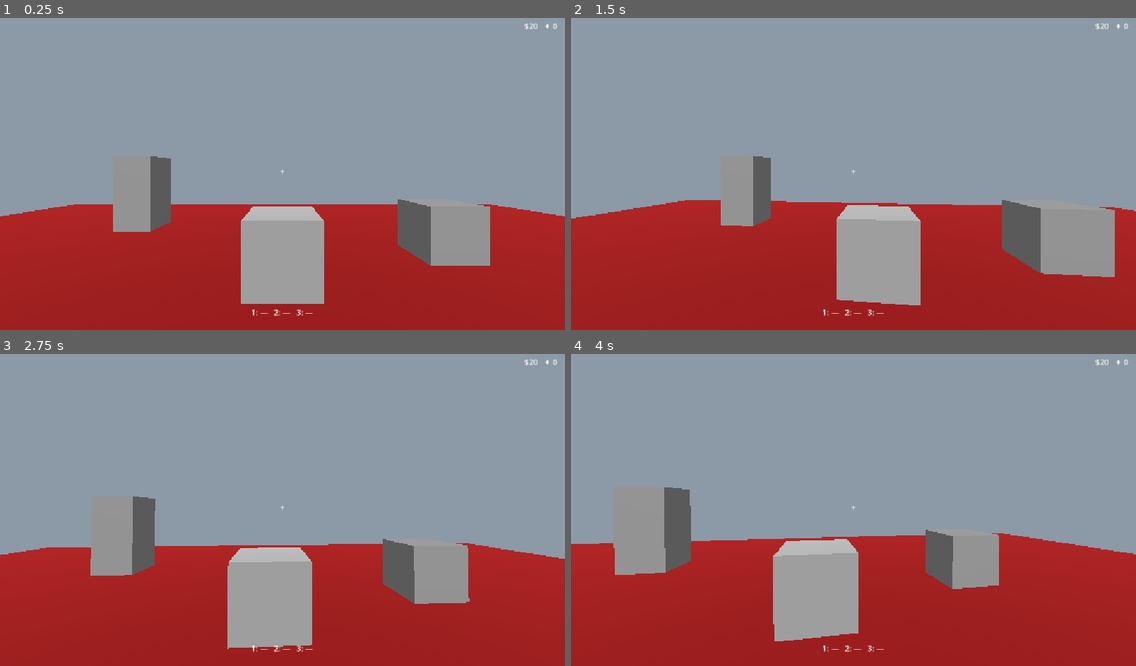
Above: before the commit, frames 1-4 (two rows, left to right).
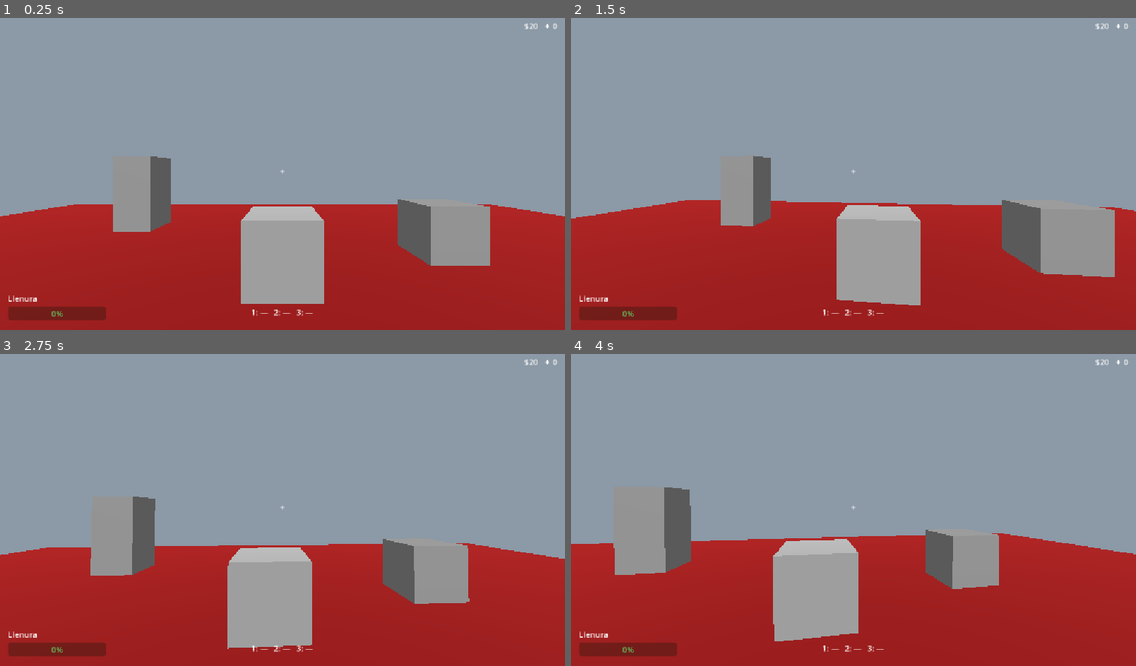
Above: after the commit, the same moments.

Repository: Hykev/game_dev_snacks
Game: Godot game, scene res://scenes/world/test_room.tscn
The game is run twice, just before and just after one commit, with the same random seed, the same clock (stepped at 60 frames per second) and the same inputs.
Inputs (mouse positions are in pixels of both pictures, inside the frame that each line leads up to):
- Up to frame 1 (0.25 s): no input
- Up to frame 2 (1.5 s): tap Enter at 0.5 s; move the mouse to (881, 170) at 0.52 s; hold Space (eat) 0.53-1.28 s; hold Q (stand_up) from 0.53 s (still down); tap E (interact) at 0.8, 1.35 s; move the mouse to (825, 174) at 1.27 s
- Up to frame 3 (2.75 s): keep holding Q (stand_up); tap Space (eat) at 1.55 s; tap Enter at 2 s; move the mouse to (293, 500) at 2.02 s; hold Space (eat) from 2.03 s (still down); tap E (interact) at 2.3 s
- Up to frame 4 (4 s): keep holding Q (stand_up); move the mouse to (847, 513) at 2.77 s; release Space (eat) at 2.78 s; click (847, 513) at 2.85 s; tap Space (eat) at 3.05 s; tap Enter at 3.5 s; move the mouse to (893, 510) at 3.52 s; hold E (interact) from 3.53 s (still down)

The runs differ from the first frame. In frame 1, 0.8% of the frame differs, in the area x 1-19%, y 88-97%; in frame 2, 0.8%; in frame 3, 0.8%; in frame 4, 0.8%.

Commit message:
Paso 6: llenura y baño
- GameState: llenura 0–100 con can_eat/add_fullness/reduce_fullness y la
  señal fullness_changed.
- Mesa: cada bocado suma la llenura del snack; lleno no se puede comer.
- Player: modo BATHROOM (quieto, puede mirar, Q para levantarse); camina
  al 80 % con la llenura al tope.
- Inodoro: «E · Usar el baño»; vacía toda la barra en 8 s y levanta al
  jugador al terminar.
- HUD: barra de llenura (verde, naranja desde 80, roja al tope) y aviso
  «Q · Levantarse» sentado.
- Digestión pasiva queda para el paso 7 (necesita el reloj del día).

Co-Authored-By: Claude Opus 5.5 <noreply@anthropic.com>

Diff:
--- a/vending-machine-game/autoload/event_bus.gd
+++ b/vending-machine-game/autoload/event_bus.gd
@@ -80,6 +80,21 @@
 @warning_ignore("unused_signal")
 signal tazo_card_closed()
 
+# --- Llenura y baño ---
+
+## La llenura cambió (la emite GameState). El HUD dibuja la barra y el
+## jugador camina más lento si está llena.
+@warning_ignore("unused_signal")
+signal fullness_changed(current: float, maximum: float)
+
+## El inodoro pide que el jugador se siente (modo BAÑO).
+@warning_ignore("unused_signal")
+signal toilet_sit_requested()
+
+## El inodoro terminó de vaciar la llenura; el jugador se levanta solo.
+@warning_ignore("unused_signal")
+signal toilet_finished()
+
 # --- Jugador y estaciones ---
 
 ## La mesa pide que el jugador se siente y le pasa su cámara fija. La mesa
--- a/vending-machine-game/autoload/game_state.gd
+++ b/vending-machine-game/autoload/game_state.gd
@@ -22,6 +22,8 @@
 # Casillas de la zona de tazos de la mesa (GDD 5.3). Lo subirá la mejora
 # «Zona de Tazos Ampliada».
 const MAX_TABLE_TAZOS := 8
+# Llenura máxima (GDD 5.4). La subirá la mejora «Estómago Elástico».
+const MAX_FULLNESS := 100.0
 
 ## Resultado de intentar comprar: la UI lo usa para explicar qué pasó.
 enum BuyResult { OK, UNKNOWN_SNACK, LOCKED, SOLD_OUT, NO_MONEY, NO_ROOM }
@@ -40,6 +42,14 @@
 		return _shines
 
 var _shines: int = 0
+
+## Llenura del estómago (0 a MAX_FULLNESS). Es decimal porque la digestión y
+## el baño la bajan poco a poco; en pantalla se muestra redondeada.
+var fullness: float:
+	get:
+		return _fullness
+
+var _fullness: float = 0.0
 
 ## Suerte actual (0.0 = 0 %, 0.5 = 50 %). La calculará Stats con mejoras,
 ## álbumes y bebidas; por ahora siempre es 0.
@@ -102,6 +112,35 @@
 		return
 	_money += amount
 	EventBus.money_changed.emit(_money)
+
+
+# --- Llenura ---
+
+## GDD 5.4: al llegar al tope ya no se puede comer.
+func can_eat() -> bool:
+	return _fullness < MAX_FULLNESS
+
+
+func is_full() -> bool:
+	return _fullness >= MAX_FULLNESS
+
+
+## Suma llenura (un bocado). Nunca pasa del máximo.
+func add_fullness(amount: float) -> void:
+	_set_fullness(_fullness + amount)
+
+
+## Resta llenura (baño y, más adelante, digestión). Nunca baja de 0.
+func reduce_fullness(amount: float) -> void:
+	_set_fullness(_fullness - amount)
+
+
+func _set_fullness(value: float) -> void:
+	var clamped := clampf(value, 0.0, MAX_FULLNESS)
+	if is_equal_approx(clamped, _fullness):
+		return
+	_fullness = clamped
+	EventBus.fullness_changed.emit(_fullness, MAX_FULLNESS)
 
 
 # --- Inventario ---
--- a/vending-machine-game/scenes/eating/eating_station.gd
+++ b/vending-machine-game/scenes/eating/eating_station.gd
@@ -285,6 +285,10 @@
 func _eat_from(body: SnackBody) -> void:
 	if body == null:
 		return
+	# GDD 5.4: con la llenura al tope no se puede comer; hay que ir al baño.
+	if not GameState.can_eat():
+		return
+	GameState.add_fullness(body.snack.fullness_per_bite)
 	var finished := body.take_bite()
 	EventBus.snack_bitten.emit(body.snack.id, body.bites_left)
 	if finished:
--- a/vending-machine-game/scenes/player/player.gd
+++ b/vending-machine-game/scenes/player/player.gd
@@ -10,15 +10,18 @@
 ## Toda la entrada pasa por acciones del Input Map (move_*, sprint,
 ## interact, stand_up), nunca por teclas fijas.
 
-## Modos del jugador. Se irán sumando BAÑO, TELÉFONO, MÁQUINA, DORMIR…
+## Modos del jugador. Se irán sumando TELÉFONO, MÁQUINA, DORMIR…
 enum Mode {
-	WALK,   ## Caminar por el apartamento.
-	TABLE,  ## Sentado a la mesa: cámara fija, ratón libre.
-	PANEL,  ## Un panel 2D abierto (temporal: el de la máquina).
+	WALK,      ## Caminar por el apartamento.
+	TABLE,     ## Sentado a la mesa: cámara fija, ratón libre.
+	PANEL,     ## Un panel 2D abierto (temporal: el de la máquina).
+	BATHROOM,  ## Sentado en el baño: no camina, pero puede mirar alrededor.
 }
 
 # Cuántos Interactable superpuestos revisa el rayo como máximo por frame.
 const MAX_STACKED_INTERACTABLES := 4
+# GDD 5.4: con la llenura al tope se camina 20 % más lento.
+const FULL_SPEED_MULTIPLIER := 0.8
 
 @export_group("Movimiento")
 ## Velocidad al caminar en metros por segundo. Más adelante la calculará
@@ -48,6 +51,9 @@
 var _mode: Mode = Mode.WALK
 # El Interactable que el jugador está mirando ahora (null si ninguno).
 var _current_interactable: Interactable = null
+# Multiplicador de velocidad por llenura. Se actualiza solo cuando llega la
+# señal fullness_changed, no se pregunta a GameState cada frame.
+var _fullness_speed_multiplier := 1.0
 
 
 func _ready() -> void:
@@ -56,7 +62,20 @@
 	_interact_ray.add_exception(self)
 	EventBus.modal_ui_changed.connect(_on_modal_ui_changed)
 	EventBus.table_sit_requested.connect(_on_table_sit_requested)
+	EventBus.toilet_sit_requested.connect(_set_mode.bind(Mode.BATHROOM))
+	EventBus.toilet_finished.connect(_on_toilet_finished)
+	EventBus.fullness_changed.connect(_on_fullness_changed)
 	_set_mode(Mode.WALK)
+
+
+func _on_fullness_changed(current: float, maximum: float) -> void:
+	_fullness_speed_multiplier = FULL_SPEED_MULTIPLIER if current >= maximum else 1.0
+
+
+## El baño terminó solo: el jugador se levanta (si seguía sentado).
+func _on_toilet_finished() -> void:
+	if _mode == Mode.BATHROOM:
+		_set_mode(Mode.WALK)
 
 
 ## Único lugar donde se cambia de modo: decide cámara, ratón y avisa.
@@ -72,6 +91,10 @@
 			Input.mouse_mode = Input.MOUSE_MODE_VISIBLE
 		Mode.PANEL:
 			Input.mouse_mode = Input.MOUSE_MODE_VISIBLE
+		Mode.BATHROOM:
+			# Misma cámara: solo se queda quieto mirando el "periódico".
+			_camera.make_current()
+			Input.mouse_mode = Input.MOUSE_MODE_CAPTURED
 	# Fuera de CAMINAR no se interactúa con el mundo: ocultar «E · …».
 	if new_mode != Mode.WALK:
 		_set_current_interactable(null)
@@ -96,21 +119,35 @@
 				_set_mode(Mode.WALK)
 		Mode.PANEL:
 			pass  # El panel maneja su propia entrada.
-
-
-func _handle_walk_input(event: InputEvent) -> void:
-	# Mirar con el ratón: el movimiento del ratón no es una tecla, por eso se
-	# lee como evento. Con control se agregarán acciones para el stick.
+		Mode.BATHROOM:
+			# Se puede mirar alrededor; Q se levanta antes de terminar.
+			if event.is_action_pressed("stand_up"):
+				_set_mode(Mode.WALK)
+			else:
+				_handle_look(event)
+
+
+## Mirar con el ratón: el movimiento del ratón no es una tecla, por eso se
+## lee como evento. Con control se agregarán acciones para el stick.
+## Devuelve true si el evento era de mirar (ya se usó).
+func _handle_look(event: InputEvent) -> bool:
 	if event is InputEventMouseMotion and Input.mouse_mode == Input.MOUSE_MODE_CAPTURED:
 		var motion := event as InputEventMouseMotion
 		rotate_y(-motion.relative.x * mouse_sensitivity)
 		_head.rotate_x(-motion.relative.y * mouse_sensitivity)
 		var max_pitch := deg_to_rad(max_pitch_degrees)
 		_head.rotation.x = clampf(_head.rotation.x, -max_pitch, max_pitch)
+		return true
+	return false
+
+
+func _handle_walk_input(event: InputEvent) -> void:
+	if _handle_look(event):
+		return
 
 	# Usar lo que estamos mirando. El jugador no sabe QUÉ hace el objeto:
 	# solo le avisa, y el objeto decide (llamar hacia abajo).
-	elif event.is_action_pressed("interact"):
+	if event.is_action_pressed("interact"):
 		if _current_interactable != null:
 			_current_interactable.interact(self)
 
@@ -138,7 +175,7 @@
 	# es hacia donde mira el cuerpo, no siempre el mismo eje del mundo.
 	var direction := transform.basis * Vector3(input_dir.x, 0.0, input_dir.y)
 
-	var speed := walk_speed
+	var speed := walk_speed * _fullness_speed_multiplier
 	if Input.is_action_pressed("sprint"):
 		speed *= sprint_multiplier
 
--- a/vending-machine-game/scenes/ui/hud/hud.gd
+++ b/vending-machine-game/scenes/ui/hud/hud.gd
@@ -1,23 +1,37 @@
 extends CanvasLayer
 ## HUD al caminar: punto de mira, texto de interacción, dinero (arriba a la
-## derecha) e inventario (abajo al centro), como en la sección 11 del GDD.
+## derecha), inventario (abajo al centro) y llenura (abajo a la izquierda),
+## como en la sección 11 del GDD.
 ##
 ## Nunca pregunta nada en _process: solo reacciona a señales del EventBus,
 ## así no sabe ni le importa quién las emite.
+
+# GDD 11: la barra de llenura cambia de color al pasar de 80.
+const FULLNESS_WARNING := 80.0
+const FULLNESS_COLOR_OK := Color(0.4, 0.85, 0.4)
+const FULLNESS_COLOR_WARNING := Color(1.0, 0.6, 0.15)
+const FULLNESS_COLOR_FULL := Color(0.9, 0.2, 0.2)
 
 @onready var _crosshair: Label = %Crosshair
 @onready var _prompt_label: Label = %PromptLabel
 @onready var _money_label: Label = %MoneyLabel
 @onready var _inventory_label: Label = %InventoryLabel
+@onready var _fullness_bar: ProgressBar = %FullnessBar
+@onready var _hint_label: Label = %HintLabel
 
-# Nombre de la tecla asignada a "interact" (ej. "E"). Se lee del Input Map
-# en vez de escribir "E" fijo, para que respete si el jugador la reasigna.
+# Nombres de las teclas de "interact" y "stand_up" (ej. "E", "Q"). Se leen
+# del Input Map en vez de escribirlas fijas, para respetar si se reasignan.
 var _interact_key_name := ""
+var _stand_up_key_name := ""
 
 
 func _ready() -> void:
 	_interact_key_name = _get_action_key_name("interact")
+	_stand_up_key_name = _get_action_key_name("stand_up")
 	_prompt_label.hide()
+	_hint_label.hide()
+	EventBus.fullness_changed.connect(_on_fullness_changed)
+	_on_fullness_changed(GameState.fullness, GameState.MAX_FULLNESS)
 	EventBus.interaction_prompt_changed.connect(_on_interaction_prompt_changed)
 	# Dinero y Brillos van en la misma etiqueta: cualquiera de las dos
 	# señales la redibuja (unbind quita el argumento que no usamos).
@@ -30,9 +44,26 @@
 	_on_inventory_changed()
 
 
-## El punto de mira solo tiene sentido al caminar (GDD 11: en la mesa no hay).
+## El punto de mira solo tiene sentido al caminar (GDD 11: en la mesa no
+## hay). Sentado (mesa o baño) se recuerda cómo levantarse.
 func _on_player_mode_changed(mode: int) -> void:
 	_crosshair.visible = mode == Player.Mode.WALK
+	var seated := mode == Player.Mode.TABLE or mode == Player.Mode.BATHROOM
+	_hint_label.text = "%s · %s" % [_stand_up_key_name, tr("Levantarse")]
+	_hint_label.visible = seated
+
+
+## Barra de llenura: verde, naranja desde 80 y roja al tope.
+## (El gruñido del estómago llegará con el AudioManager.)
+func _on_fullness_changed(current: float, maximum: float) -> void:
+	_fullness_bar.max_value = maximum
+	_fullness_bar.value = current
+	var color := FULLNESS_COLOR_OK
+	if current >= maximum:
+		color = FULLNESS_COLOR_FULL
+	elif current >= FULLNESS_WARNING:
+		color = FULLNESS_COLOR_WARNING
+	_fullness_bar.modulate = color
 
 
 ## Arriba a la derecha: «$25   ✦ 4» (GDD 11).
--- a/vending-machine-game/scenes/ui/hud/hud.tscn
+++ b/vending-machine-game/scenes/ui/hud/hud.tscn
@@ -55,6 +55,48 @@
 text = "$0"
 horizontal_alignment = 2
 
+[node name="FullnessTitle" type="Label" parent="."]
+anchors_preset = 2
+anchor_top = 1.0
+anchor_bottom = 1.0
+offset_left = 16.0
+offset_top = -76.0
+offset_right = 216.0
+offset_bottom = -52.0
+grow_vertical = 0
+mouse_filter = 2
+text = "Llenura"
+
+[node name="FullnessBar" type="ProgressBar" parent="."]
+unique_name_in_owner = true
+anchors_preset = 2
+anchor_top = 1.0
+anchor_bottom = 1.0
+offset_left = 16.0
+offset_top = -48.0
+offset_right = 216.0
+offset_bottom = -20.0
+grow_vertical = 0
+mouse_filter = 2
+step = 0.0
+
+[node name="HintLabel" type="Label" parent="."]
+unique_name_in_owner = true
+anchors_preset = 7
+anchor_left = 0.5
+anchor_top = 1.0
+anchor_right = 0.5
+anchor_bottom = 1.0
+offset_left = -200.0
+offset_top = -84.0
+offset_right = 200.0
+offset_bottom = -56.0
+grow_horizontal = 2
+grow_vertical = 0
+mouse_filter = 2
+text = "Q · Levantarse"
+horizontal_alignment = 1
+
 [node name="InventoryLabel" type="Label" parent="."]
 unique_name_in_owner = true
 anchors_preset = 7
--- /dev/null
+++ b/vending-machine-game/scenes/world/interactables/toilet.gd
@@ -0,0 +1,55 @@
+extends StaticBody3D
+## El inodoro: vacía la llenura (GDD 5.4).
+##
+## Al usarlo pide por EventBus que el jugador se siente (modo BAÑO). Mientras
+## el jugador siga sentado, le PIDE a GameState que baje la llenura poco a
+## poco hasta vaciarla en `empty_duration` segundos. Si el jugador se
+## levanta antes (Q), se detiene y la llenura queda donde iba.
+
+## Segundos para vaciar la barra completa, sin importar cuánta haya.
+## La mejora «Tripas Express» lo bajará (vía Stats) hasta 1 s.
+@export var empty_duration: float = 8.0
+
+@onready var _interactable: Interactable = $Interactable
+
+# true entre que se pidió sentarse y que el jugador entró al modo BAÑO.
+var _waiting_for_player := false
+# Llenura que se resta por segundo en este uso del baño.
+var _drain_per_second := 0.0
+
+
+func _ready() -> void:
+	_interactable.interacted.connect(_on_interacted)
+	EventBus.player_mode_changed.connect(_on_player_mode_changed)
+	# Solo trabaja cada frame mientras alguien está sentado.
+	set_process(false)
+
+
+func _on_interacted(_by: Node) -> void:
+	_waiting_for_player = true
+	EventBus.toilet_sit_requested.emit()
+
+
+func _on_player_mode_changed(mode: int) -> void:
+	if mode == Player.Mode.BATHROOM and _waiting_for_player:
+		_waiting_for_player = false
+		# Velocidad fija para este uso: toda la barra en empty_duration.
+		_drain_per_second = GameState.fullness / empty_duration
+		set_process(true)
+		if is_zero_approx(GameState.fullness):
+			_finish()
+	elif mode != Player.Mode.BATHROOM:
+		# Se levantó (o nunca se sentó): dejar de vaciar.
+		_waiting_for_player = false
+		set_process(false)
+
+
+func _process(delta: float) -> void:
+	GameState.reduce_fullness(_drain_per_second * delta)
+	if is_zero_approx(GameState.fullness):
+		_finish()
+
+
+func _finish() -> void:
+	set_process(false)
+	EventBus.toilet_finished.emit()
--- /dev/null
+++ b/vending-machine-game/scenes/world/interactables/toilet.tscn
@@ -0,0 +1,39 @@
+[gd_scene format=3]
+
+[ext_resource type="Script" path="res://scenes/world/interactables/toilet.gd" id="1_toilet"]
+[ext_resource type="Script" path="res://scenes/world/interactables/interactable.gd" id="2_interactable"]
+
+[sub_resource type="BoxMesh" id="BoxMesh_bowl"]
+size = Vector3(0.45, 0.42, 0.6)
+
+[sub_resource type="BoxShape3D" id="BoxShape3D_bowl"]
+size = Vector3(0.45, 0.42, 0.6)
+
+[sub_resource type="BoxMesh" id="BoxMesh_tank"]
+size = Vector3(0.45, 0.4, 0.2)
+
+[sub_resource type="BoxShape3D" id="BoxShape3D_interact"]
+size = Vector3(0.6, 0.9, 0.85)
+
+[node name="Toilet" type="StaticBody3D"]
+script = ExtResource("1_toilet")
+
+[node name="Bowl" type="MeshInstance3D" parent="."]
+transform = Transform3D(1, 0, 0, 0, 1, 0, 0, 0, 1, 0, 0.21, 0)
+mesh = SubResource("BoxMesh_bowl")
+
+[node name="Tank" type="MeshInstance3D" parent="."]
+transform = Transform3D(1, 0, 0, 0, 1, 0, 0, 0, 1, 0, 0.62, -0.25)
+mesh = SubResource("BoxMesh_tank")
+
+[node name="CollisionShape3D" type="CollisionShape3D" parent="."]
+transform = Transform3D(1, 0, 0, 0, 1, 0, 0, 0, 1, 0, 0.21, 0)
+shape = SubResource("BoxShape3D_bowl")
+
+[node name="Interactable" type="Area3D" parent="."]
+transform = Transform3D(1, 0, 0, 0, 1, 0, 0, 0, 1, 0, 0.45, -0.05)
+script = ExtResource("2_interactable")
+prompt_text = "Usar el baño"
+
+[node name="CollisionShape3D" type="CollisionShape3D" parent="Interactable"]
+shape = SubResource("BoxShape3D_interact")
--- a/vending-machine-game/scenes/world/test_room.tscn
+++ b/vending-machine-game/scenes/world/test_room.tscn
@@ -8,6 +8,7 @@
 [ext_resource type="PackedScene" path="res://scenes/ui/vending/vending_panel.tscn" id="6_vending_panel"]
 [ext_resource type="PackedScene" path="res://scenes/eating/eating_station.tscn" id="7_station"]
 [ext_resource type="PackedScene" path="res://scenes/ui/tazo_card/tazo_card.tscn" id="8_tazo_card"]
+[ext_resource type="PackedScene" path="res://scenes/world/interactables/toilet.tscn" id="9_toilet"]
 
 [sub_resource type="Environment" id="Environment_room"]
 background_mode = 1
@@ -98,3 +99,6 @@
 [node name="VendingPanel" parent="." unique_id=1919004749 instance=ExtResource("6_vending_panel")]
 
 [node name="TazoCard" parent="." instance=ExtResource("8_tazo_card")]
+
+[node name="Toilet" parent="." instance=ExtResource("9_toilet")]
+transform = Transform3D(1, 0, 0, 0, 1, 0, 0, 0, 1, -6, 0, 6)
Not shown, added: vending-machine-game/scenes/world/interactables/toilet.gd.uid
